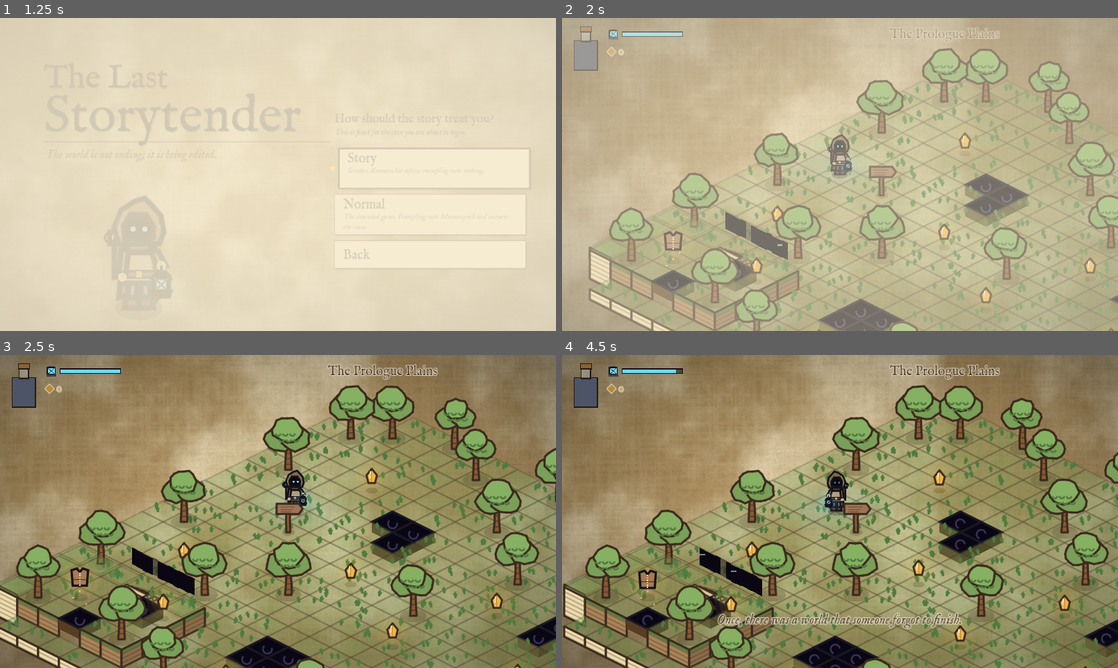
Above: before the commit, frames 1-4 (two rows, left to right).
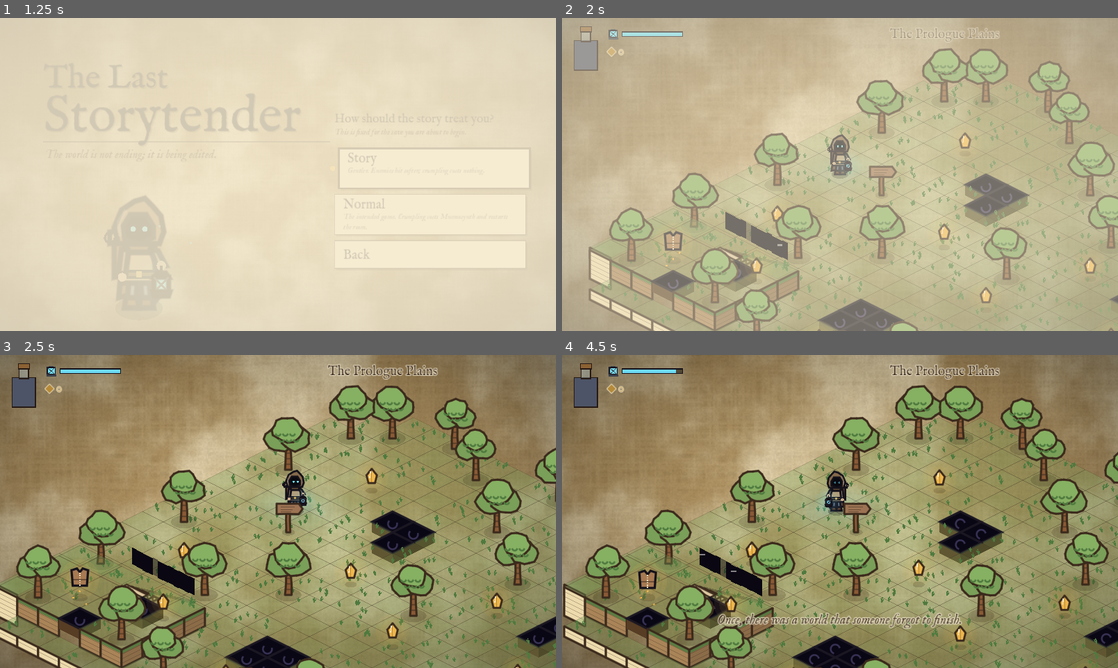
Above: after the commit, the same moments.

Repository: calebwilsonit-tech/The_Last_Storytender
Game: Godot game, scene res://scenes/title.tscn
Two runs of this game, one before a commit and one after it. Both use one fixed random seed, a clock stepped at 60 frames per second and the inputs below.
Inputs (mouse positions are in pixels of both pictures, inside the frame that each line leads up to):
- Up to frame 1 (1.25 s): tap Enter (ui_accept) at 0.5 s; drag from (428, 215) to (333, 105) at 0.52 s
- Up to frame 2 (2 s): drag from (728, 190) to (812, 237) at 1.27 s
- Up to frame 3 (2.5 s): move the mouse to (333, 442) at 2.02 s; hold D (move_right) from 2.03 s (still down); hold R (echo) from 2.03 s (still down)
- Up to frame 4 (4.5 s): release D (move_right) at 2.75 s; release R (echo) at 2.75 s; drag from (812, 574) to (673, 464) at 2.77 s; move the mouse to (1006, 558) at 3.52 s; hold A (move_left) 3.53-4.25 s; hold Q (lantern) 3.53-4.25 s; tap Enter (ui_accept) at 3.77, 4.07 s; drag from (673, 464) to (756, 433) at 4.27 s

Frame 1 is identical in both runs. In frame 2, 1.2% of the frame differs, in the area x 5-100%, y 20-100%; in frame 3, 4.9%, in the area x 0-100%, y 20-100%; in frame 4, 4.8%.

Commit message:
Overworld performance: ground repaints only when needed, far diagonal rows switched off, props cull and throttle, batched grass/strata draws
Co-Authored-By: Claude Sonnet 5.5 <noreply@anthropic.com>
Claude-Session: https://claude.ai/code/session_016gJ6h7fwHSB3wbPLZqVGQo

Diff:
--- a/scripts/game_state.gd
+++ b/scripts/game_state.gd
@@ -66,7 +66,14 @@
 			return _source_value(src, pos)
 	return 0.0
 
+var _restore_until_ms := 0
+
+## True while a restoration wave is spreading (the ground has to repaint every frame).
+func restore_active() -> bool:
+	return Time.get_ticks_msec() < _restore_until_ms
+
 func start_restoration(id: String, origin: Vector2, radius: float = SOURCE_RADIUS) -> void:
+	_restore_until_ms = Time.get_ticks_msec() + int(RESTORE_DURATION * 1000.0) + 800
 	var src := {"id": id, "origin": origin, "radius": 1.0}
 	sources.append(src)
 	set_flag("restored_" + id)
@@ -78,6 +85,7 @@
 	restoration_finished.emit()
 
 func publish_town() -> void:
+	_restore_until_ms = Time.get_ticks_msec() + 800
 	town_published = true
 	set_flag("town_published")
 
--- a/scripts/iso_floor.gd
+++ b/scripts/iso_floor.gd
@@ -113,8 +113,33 @@
 		parent.add_child(sl)
 		_slices.append(sl)
 
+## The ground is expensive to draw, so it only repaints when something changed: the camera
+## moved a little, a mark is animating, a restoration wave is spreading, or a quarter of a
+## second has passed. Diagonal rows far above or below the camera are switched off entirely.
+const REDRAW_MOVE := 56.0
+const VIEW_HALF_Y := 330.0
+var dirty := false
+var _drawn_focus := Vector2(1e9, 1e9)
+var _idle := 0.0
+var _had_marks := false
+
 func _process(delta: float) -> void:
 	for c in marks.keys():
 		marks[c]["t"] = float(marks[c]["t"]) + delta
+	_idle += delta
+	var animated := not marks.is_empty() or _had_marks or GameState.restore_active()
+	_had_marks = not marks.is_empty()
+	var moved := focus.distance_to(_drawn_focus) > REDRAW_MOVE
+	if not (animated or moved or dirty or _idle > 0.25):
+		return
+	if moved:
+		_drawn_focus = focus
+	_idle = 0.0
+	dirty = false
 	for sl in _slices:
-		sl.queue_redraw()
+		var near := absf(sl.position.y - focus.y) < VIEW_HALF_Y + 190.0
+		if near:
+			sl.visible = true
+			sl.queue_redraw()
+		elif sl.visible:
+			sl.visible = false
--- a/scripts/iso_slice.gd
+++ b/scripts/iso_slice.gd
@@ -30,7 +30,7 @@
 		var kind: String = floor_ref.cells[cell]
 		var z := float(floor_ref.level(cell))
 		var gp := Iso.pt(Vector2(cell), z)
-		if absf(gp.x - f.x) > 800.0 or absf(gp.y - f.y) > 560.0:
+		if absf(gp.x - f.x) > 500.0 or absf(gp.y - f.y) > 330.0:
 			continue
 		if floor_ref.stairs.has(cell):
 			_draw_stairs(cell, kind)
@@ -78,7 +78,7 @@
 			draw_colored_polygon(d, Color(1, 1, 1, 0.07))
 	var loop := d.duplicate()
 	loop.append(d[0])
-	draw_polyline(loop, Color(line_col, 0.20 + 0.10 * (1.0 - r)), 1.2, true)
+	draw_polyline(loop, Color(line_col, 0.20 + 0.10 * (1.0 - r)), 1.2, false)
 	var c := _p(Vector2(cell), z)
 	if kind == ".":
 		_draw_grass(cell, c)
@@ -189,13 +189,13 @@
 func _draw_grass(cell: Vector2i, c: Vector2) -> void:
 	if _h(cell.x, cell.y) > 0.62:
 		return
+	var segs := PackedVector2Array()
 	for i in 3:
 		var o := Vector2((_h(cell.x, cell.y, i + 1) - 0.5) * 36.0, (_h(cell.x, cell.y, i + 5) - 0.5) * 14.0)
 		var p := c + o
 		var lean := (_h(cell.x, cell.y, i + 9) - 0.5) * 4.0
-		draw_line(p, p + Vector2(lean - 2.0, -6.0), Palette.GRASS_DARK, 1.5, true)
-		draw_line(p, p + Vector2(lean + 2.0, -5.0), Palette.GRASS_DARK, 1.5, true)
-		draw_line(p, p + Vector2(lean, -8.0), Palette.GRASS_DARK, 1.5, true)
+		segs.append_array([p, p + Vector2(lean - 2.0, -6.0), p, p + Vector2(lean + 2.0, -5.0), p, p + Vector2(lean, -8.0)])
+	draw_multiline(segs, Palette.GRASS_DARK, 1.5)   # one draw call for all nine blades
 
 func _draw_flowers(cell: Vector2i, c: Vector2, r: float) -> void:
 	if _h(cell.x, cell.y, 20) > 0.18:
@@ -245,11 +245,14 @@
 	draw_colored_polygon(q, base)
 	var edge := Palette.INK_BROWN if (void_edge or r > 0.5) else Palette.PENCIL
 	# Strata: horizontal page-edge / soil lines.
+	var strata := PackedVector2Array()
 	var i := 1
 	while i * 7.0 < depth:
 		var o := Vector2(0, i * 7.0)
-		draw_line(a + o, b + o, Color(edge, 0.30), 1.0, true)
+		strata.append_array([a + o, b + o])
 		i += 1
+	if not strata.is_empty():
+		draw_multiline(strata, Color(edge, 0.30), 1.0)
 	if kind == "." and not void_edge:
 		var lip := PackedVector2Array([a, b, b + Vector2(0, 6), a + Vector2(0, 6)])
 		draw_colored_polygon(lip, Color(Palette.GRASS_DARK, 0.85))
--- a/scripts/prop.gd
+++ b/scripts/prop.gd
@@ -40,7 +40,19 @@
 
 func _process(delta: float) -> void:
 	_t += delta
+	# Props far from the camera keep whatever they last drew, and trees sway at half rate.
+	var cam := get_viewport().get_camera_2d()
+	if cam:
+		var d := global_position - cam.get_screen_center_position()
+		if absf(d.x) > 620.0 or absf(d.y) > 440.0:
+			return
+	if kind == Kind.TREE:
+		_skip = not _skip
+		if _skip:
+			return
 	queue_redraw()
+
+var _skip := false
 
 func _restoration() -> float:
 	return GameState.restored_at(global_position) if ghost else 1.0
